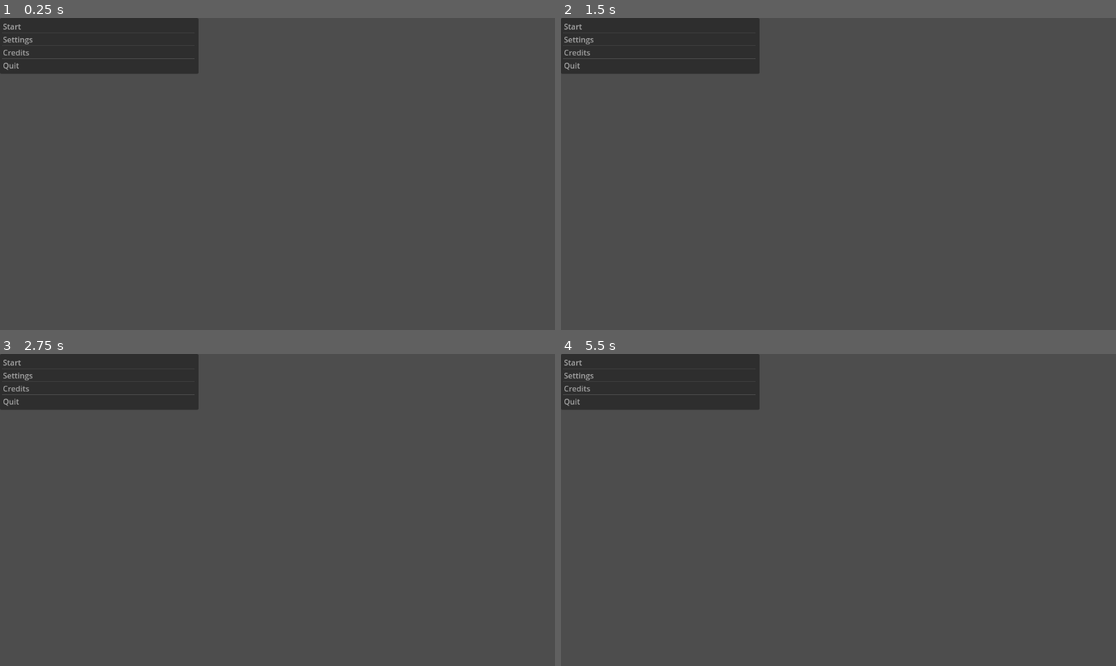
Above: before the commit, frames 1-4 (two rows, left to right).
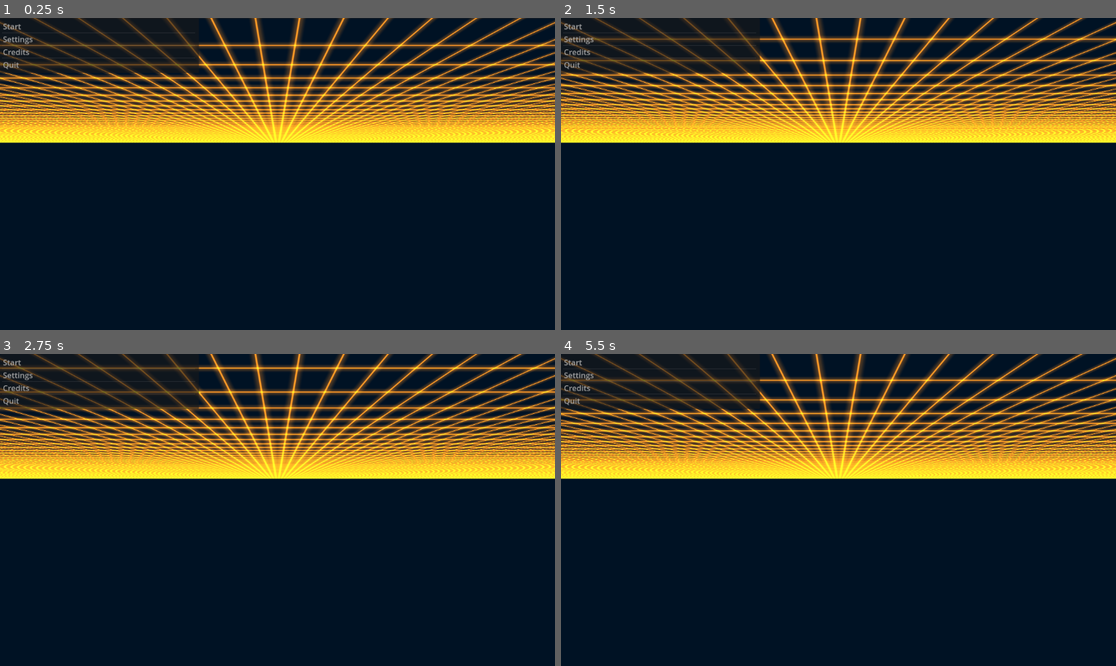
Above: after the commit, the same moments.

Repository: BrennerLittle/OKStateVGDCProject
Game: Godot game, scene res://Scenes/MainMenu.tscn
Same seed, same stepped clock (60 frames per second), same inputs: the game is played once before the commit and once after it.
Inputs:
- Up to frame 1 (0.25 s): no input
- Up to frame 2 (1.5 s): hold Right (ui_right) from 0.53 s (still down); tap Space at 0.77 s
- Up to frame 3 (2.75 s): tap Space at 1.52 s; release Right (ui_right) at 2.03 s; hold Left (ui_left) from 2.03 s (still down)
- Up to frame 4 (5.5 s): release Left (ui_left) at 2.78 s; hold Right (ui_right) 2.78-4.28 s; tap Space at 3.02, 3.77, 4.52 s; hold Left (ui_left) 4.28-5.03 s; hold Right (ui_right) from 5.03 s (still down)

The runs differ from the first frame. In frame 1, 98% of the frame differs, in the area x 0-100%, y 0-100%; in frame 2, 98%; in frame 3, 98%; in frame 4, 98%.

Commit message:
Added Menu Shader

Diff:
--- a/Scenes/MainMenu.tscn
+++ b/Scenes/MainMenu.tscn
@@ -1,6 +1,12 @@
-[gd_scene load_steps=2 format=3 uid="uid://dk32dlspimw3h"]
+[gd_scene load_steps=5 format=3 uid="uid://dk32dlspimw3h"]
 
 [ext_resource type="Script" path="res://Scripts/MainMenu.gd" id="1_y0lpd"]
+[ext_resource type="Shader" path="res://Shaders/vaporwaveGrid.gdshader" id="2_e24j7"]
+
+[sub_resource type="ShaderMaterial" id="ShaderMaterial_ndb2q"]
+shader = ExtResource("2_e24j7")
+
+[sub_resource type="ShaderMaterial" id="ShaderMaterial_phlrm"]
 
 [node name="MainMenu" type="Node2D"]
 
@@ -10,10 +16,18 @@
 offset_right = 40.0
 offset_bottom = 40.0
 
+[node name="ColorRect" type="ColorRect" parent="Control"]
+material = SubResource("ShaderMaterial_ndb2q")
+offset_right = 1220.0
+offset_bottom = 720.0
+color = Color(0, 0, 0, 1)
+
 [node name="ItemList" type="ItemList" parent="Control"]
+material = SubResource("ShaderMaterial_phlrm")
 layout_mode = 0
 offset_right = 412.0
 offset_bottom = 89.0
+scale = Vector2(1.00348, 0.985629)
 auto_height = true
 item_count = 4
 item_0/text = "Start"
--- /dev/null
+++ b/Shaders/vaporwaveGrid.gdshader
@@ -0,0 +1,39 @@
+shader_type canvas_item;
+
+float grid(vec2 uv, float velocity, float iTime)
+{
+    vec2 size = vec2(uv.y, uv.y * uv.y * 0.2) * 0.01;
+    uv += vec2(0.0, iTime * 4.0 * (velocity + 0.05));
+    uv = abs(fract(uv) - 0.5);
+ 	vec2 lines = smoothstep(size, vec2(0.0), uv);
+ 	lines += smoothstep(size * 5.0, vec2(0.0), uv) * 0.4 * velocity;
+    return clamp(lines.x + lines.y, 0.0, 3.0);
+}
+
+
+void fragment()
+{
+    vec2 uv = (2.0 * FRAGCOORD.xy.xy - (1.0 / SCREEN_PIXEL_SIZE).xy)/(1.0 / SCREEN_PIXEL_SIZE).y;
+    float velocity = 1.0;
+
+    {
+        // Grid
+        vec3 col = vec3(0.0, 0.1, 0.2);
+        if (uv.y < -0.2)
+        {
+            uv.y = 3.0 / (abs(uv.y + 0.2) + 0.05);
+            uv.x *= uv.y * 1.0;
+            float gridVal = grid(uv, velocity, TIME);
+            col = mix(col, vec3(1, .5, 0), gridVal);
+        }
+        else
+        {
+            uv.y -= velocity * 1.1 - 0.51;
+        }
+
+        col = mix(vec3(col.r, col.r, col.r) * 0.5, col,  0.7);
+
+        COLOR = vec4(col,1.0);
+    }
+
+}
Not shown, changed: MiscFiles/credits.txt
